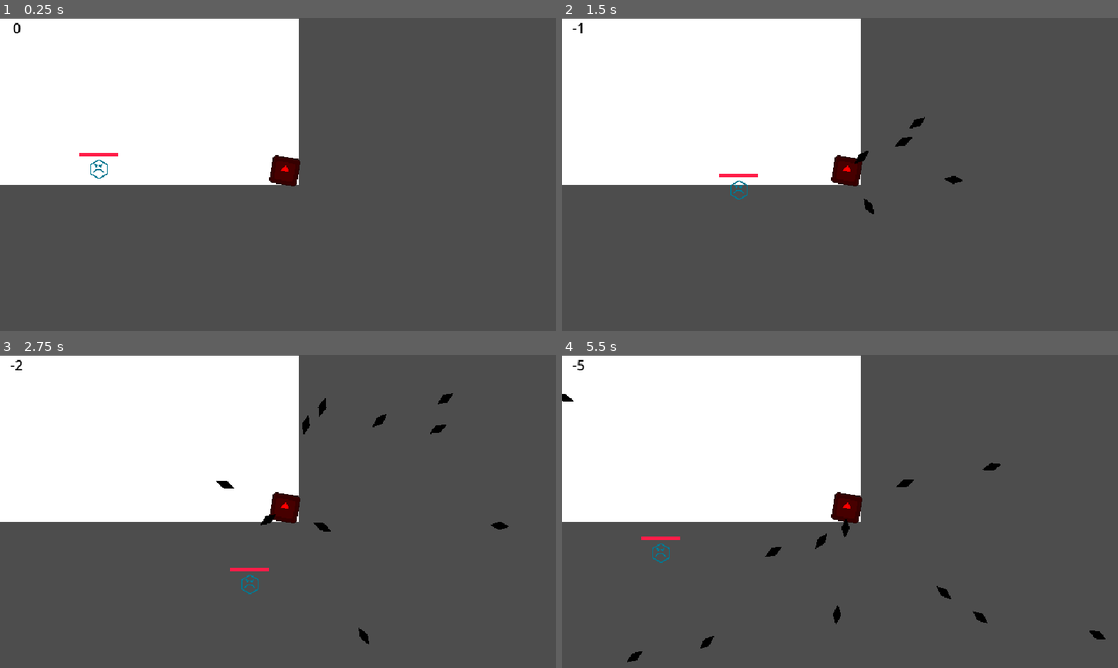
Above: before the commit, frames 1-4 (two rows, left to right).
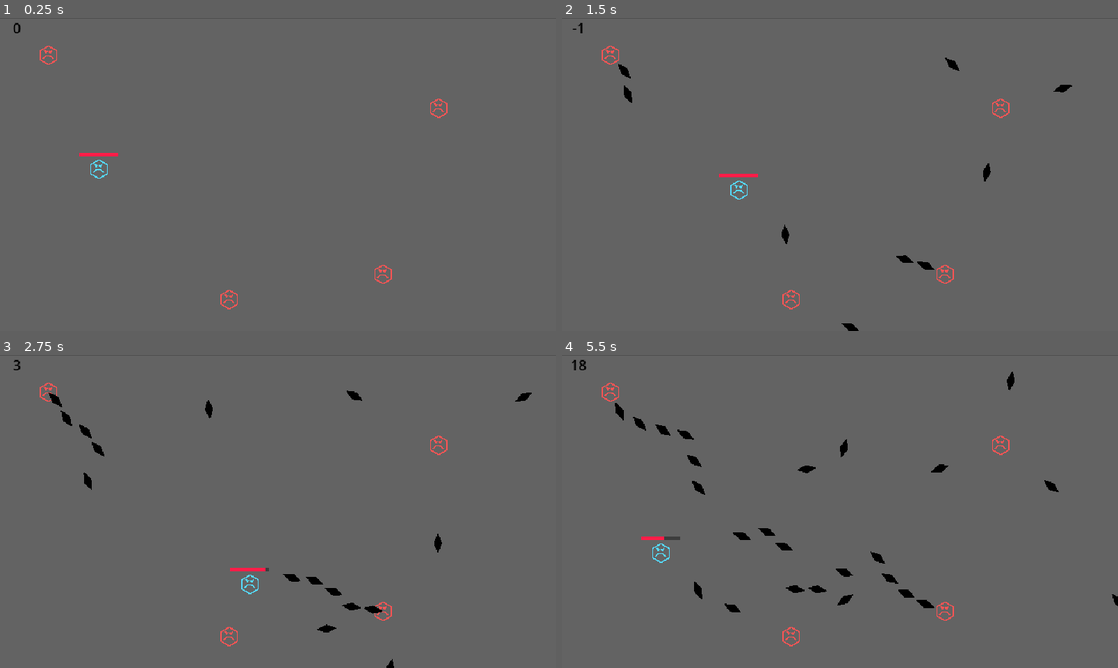
Above: after the commit, the same moments.

Repository: sushantvsb19/BulletHellJam7
Game: Godot game, scene res://Scenes/TestScene.tscn
The game is run twice, just before and just after one commit, with the same random seed, the same clock (stepped at 60 frames per second) and the same inputs. The engine's default icon, where the game draws it, is replaced by a stand-in: a white triangle on a blue panel in a dark square.
Inputs:
- Up to frame 1 (0.25 s): no input
- Up to frame 2 (1.5 s): hold D (MoveRight) 0.53-1.28 s; hold S (MoveDown) from 1.28 s (still down)
- Up to frame 3 (2.75 s): release S (MoveDown) at 2.03 s; hold D (MoveRight) from 2.03 s (still down)
- Up to frame 4 (5.5 s): release D (MoveRight) at 2.78 s; hold W (MoveUp) 2.78-3.53 s; hold A (MoveLeft) 3.53-5.03 s; hold S (MoveDown) from 5.03 s (still down)

The runs differ from the first frame. In frame 1, 29% of the frame differs, in the area x 0-81%, y 0-94%; in frame 2, 29%; in frame 3, 30%; in frame 4, 30%, in the area x 0-100%, y 0-99%.

Commit message:
Added enemy types and aim types

Diff:
--- a/Objects/Player.tscn
+++ b/Objects/Player.tscn
@@ -9,9 +9,10 @@
 script = ExtResource("1_n6db0")
 
 [node name="Sprite2D" type="Sprite2D" parent="." unique_id=1386993925]
-modulate = Color(2.9841065e-06, 0.46907675, 0.5667533, 1)
+modulate = Color(0.33333254, 0.8586186, 0.99999994, 1)
 scale = Vector2(0.03, 0.03)
 texture = ExtResource("1_8r7yd")
 
 [node name="CollisionShape2D" type="CollisionShape2D" parent="." unique_id=2093341624]
+visible = false
 shape = SubResource("CircleShape2D_n6db0")
--- a/Objects/Shooter.tscn
+++ b/Objects/Shooter.tscn
@@ -1,12 +1,18 @@
 [gd_scene format=3 uid="uid://5ce04rcl35cg"]
 
-[ext_resource type="Texture2D" uid="uid://ctmglbev61gjc" path="res://Assets/icon.svg" id="1_jmx3o"]
 [ext_resource type="Script" uid="uid://dk123ek12bdxl" path="res://Scripts/shooter.gd" id="2_5xhx6"]
+[ext_resource type="Texture2D" uid="uid://bx3jqwq86s0ub" path="res://Assets/TemplatePlayer.png" id="2_jmx3o"]
 
-[node name="Shooter" type="Node2D" unique_id=624010847]
+[sub_resource type="CircleShape2D" id="CircleShape2D_5xhx6"]
 
-[node name="Sprite" type="Sprite2D" parent="." unique_id=1638211856]
-modulate = Color(1, 0, 0, 1)
-scale = Vector2(0.25, 0.25)
-texture = ExtResource("1_jmx3o")
+[node name="Shooter" type="CharacterBody2D" unique_id=621727643]
 script = ExtResource("2_5xhx6")
+
+[node name="Sprite2D" type="Sprite2D" parent="." unique_id=184999129]
+modulate = Color(1, 0.32941177, 0.32941177, 1)
+scale = Vector2(0.03, 0.03)
+texture = ExtResource("2_jmx3o")
+
+[node name="CollisionShape2D" type="CollisionShape2D" parent="." unique_id=702879399]
+visible = false
+shape = SubResource("CircleShape2D_5xhx6")
--- a/Scenes/TestScene.tscn
+++ b/Scenes/TestScene.tscn
@@ -15,16 +15,11 @@
 [node name="TestScene" type="Node2D" unique_id=659843686]
 
 [node name="ColorRect" type="ColorRect" parent="." unique_id=1807046021]
+modulate = Color(0.39, 0.39, 0.39, 1)
 z_index = -11
 offset_top = 1.0
-offset_right = 344.0
-offset_bottom = 192.0
-
-[node name="Shooter" parent="." unique_id=1638211856 instance=ExtResource("1_b5ayd")]
-z_index = -1
-position = Vector2(328, 176.00003)
-rotation = 0.17339343
-scale = Vector2(0.99999994, 0.99999994)
+offset_right = 640.0
+offset_bottom = 361.0
 
 [node name="Player" parent="." unique_id=1692045164 instance=ExtResource("2_5lt6y")]
 position = Vector2(114, 174)
@@ -47,3 +42,17 @@
 label_settings = SubResource("LabelSettings_8k7wh")
 horizontal_alignment = 1
 script = ExtResource("3_8k7wh")
+
+[node name="Shooter" parent="." unique_id=1096957462 instance=ExtResource("1_b5ayd")]
+position = Vector2(505, 104)
+type = 1
+
+[node name="Shooter2" parent="." unique_id=621727643 instance=ExtResource("1_b5ayd")]
+position = Vector2(441, 295)
+
+[node name="Shooter3" parent="." unique_id=488037460 instance=ExtResource("1_b5ayd")]
+position = Vector2(56, 43)
+
+[node name="Shooter4" parent="." unique_id=735520467 instance=ExtResource("1_b5ayd")]
+position = Vector2(264, 324)
+type = 1
--- a/Scripts/bullet.gd
+++ b/Scripts/bullet.gd
@@ -10,7 +10,7 @@
 	rotation = velocity.angle()
 
 # Called every frame. 'delta' is the elapsed time since the previous frame.
-func _process(delta: float) -> void:
+func _physics_process(delta: float) -> void:
 	position += velocity * delta
 	lifetime -= delta
 	if lifetime <= 0:
--- a/Scripts/player.gd
+++ b/Scripts/player.gd
@@ -5,6 +5,7 @@
 var health = 10
 var move_speed = 2
 
+var _movement_input: Vector2 = Vector2()
 var _movement_vector: Vector2 = Vector2()
 
 # Called when the node enters the scene tree for the first time.
@@ -16,21 +17,22 @@
 	health_bar.value = health
 
 func _physics_process(delta: float) -> void:
-	_movement_vector = Vector2()
+	_movement_input = Vector2()
 
 	if Input.is_action_pressed("MoveUp"):
-		_movement_vector.y -= 1
+		_movement_input.y -= 1
 
 	if Input.is_action_pressed("MoveDown"):
-		_movement_vector.y += 1
+		_movement_input.y += 1
 
 	if Input.is_action_pressed("MoveLeft"):
-		_movement_vector.x -= 1
+		_movement_input.x -= 1
 
 	if Input.is_action_pressed("MoveRight"):
-		_movement_vector.x += 1
+		_movement_input.x += 1
 
-	position += _movement_vector.normalized()*move_speed
+	_movement_vector = _movement_input.normalized()*move_speed
+	position += _movement_vector
 
 func take_damage(amount: int):
 	health-=amount
--- a/Scripts/shooter.gd
+++ b/Scripts/shooter.gd
@@ -1,19 +1,75 @@
-extends Sprite2D
+extends CharacterBody2D
+
+enum ShooterType { Paranoia, ADHD }
+enum AimType { Direct, Predictive, Random }
+
+@export var type = ShooterType.Paranoia
 
 const obj_bullet = preload("res://Objects/Bullet.tscn")
-var time_since_shot = 0
-var fire_delay = 0.25
+var fire_delay: float
+var aim_type: AimType
+var shot_speed: int
+var num_spread_shots: int
+
+var _time_since_shot = 0
+var _players
 
 # Called when the node enters the scene tree for the first time.
 func _ready() -> void:
-	pass # Replace with function body.
+	_players = get_tree().get_nodes_in_group("players")
+
+	# Set up by type
+	match type:
+
+		ShooterType.Paranoia:
+			fire_delay = 0.5
+			aim_type = AimType.Direct
+			shot_speed = 50
+			num_spread_shots = 1
+
+		ShooterType.ADHD:
+			fire_delay = 1
+			aim_type = AimType.Random
+			shot_speed = 150
+			num_spread_shots = 3
 
 # Called every frame. 'delta' is the elapsed time since the previous frame.
 func _process(delta: float) -> void:
-	time_since_shot+=delta
-	if time_since_shot >= fire_delay:
-		time_since_shot -= fire_delay
-		shoot(randf()*360, 100)
+	_time_since_shot+=delta
+
+	if _time_since_shot >= fire_delay:
+		_time_since_shot -= fire_delay
+
+		var target_dist = -1.0
+		var target
+		var shot_angle
+
+		for p in _players:
+			if not p:
+				break
+
+			var dist_to_p = position.distance_to(p.position)
+			if dist_to_p > target_dist:
+				target_dist = dist_to_p
+				target = p
+
+		if not target:
+			return
+
+		match aim_type:
+
+			AimType.Direct:
+				shot_angle = rad_to_deg((target.position-position).angle())
+
+			AimType.Predictive:
+				var prediction = target.position+(target._movement_vector*60*target_dist/shot_speed)
+				shot_angle = rad_to_deg((prediction-position).angle())
+
+			AimType.Random:
+				shot_angle = randf()*360
+
+		for i in range(num_spread_shots):
+			shoot(shot_angle+i*(360/num_spread_shots), shot_speed)
 
 func shoot(direction: float, speed: float):
 	var new_bullet = obj_bullet.instantiate()
--- a/project.godot
+++ b/project.godot
@@ -23,8 +23,8 @@
 
 window/size/viewport_width=640
 window/size/viewport_height=360
-window/size/window_width_override=2560
-window/size/window_height_override=1440
+window/size/window_width_override=1280
+window/size/window_height_override=720
 window/stretch/mode="viewport"
 
 [global_group]
